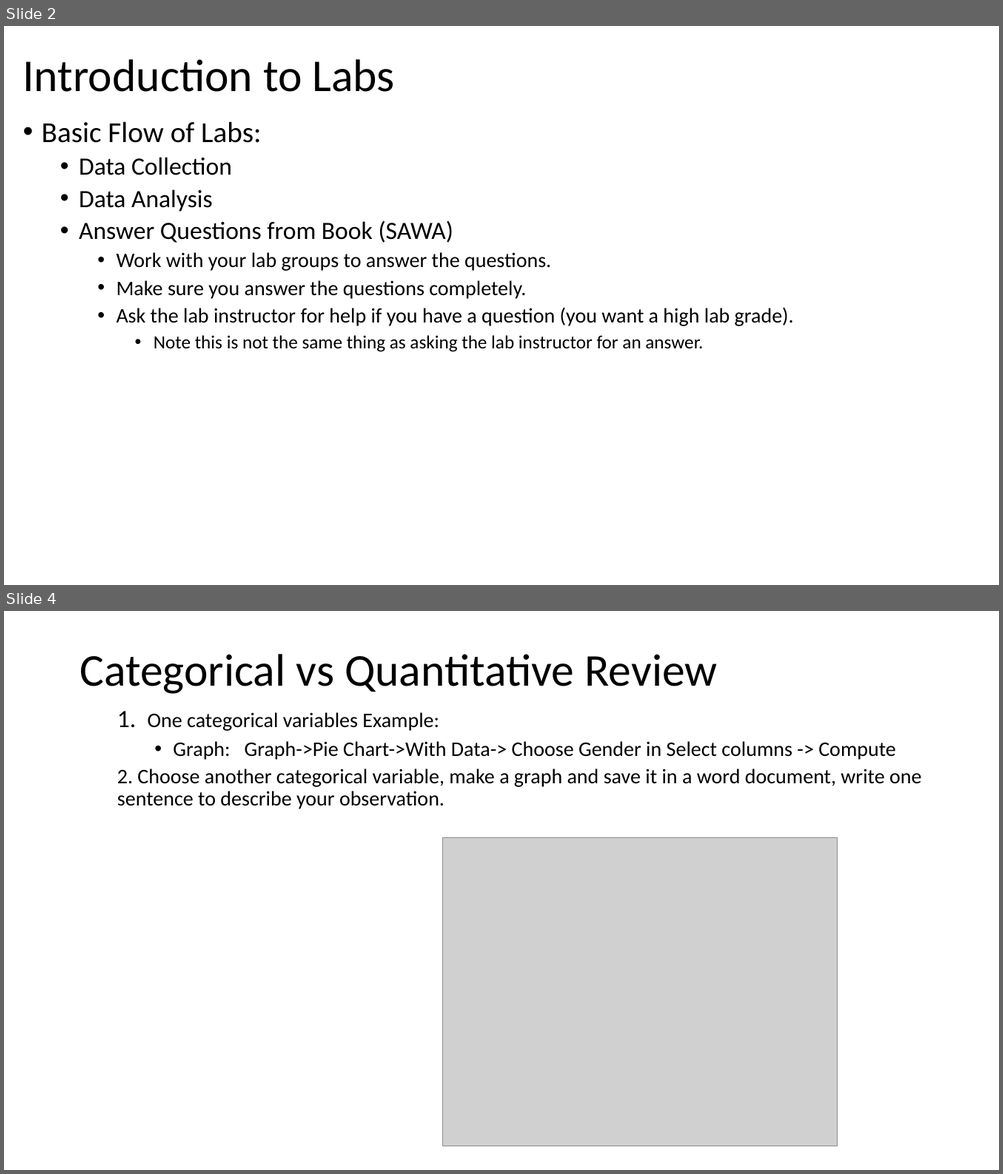
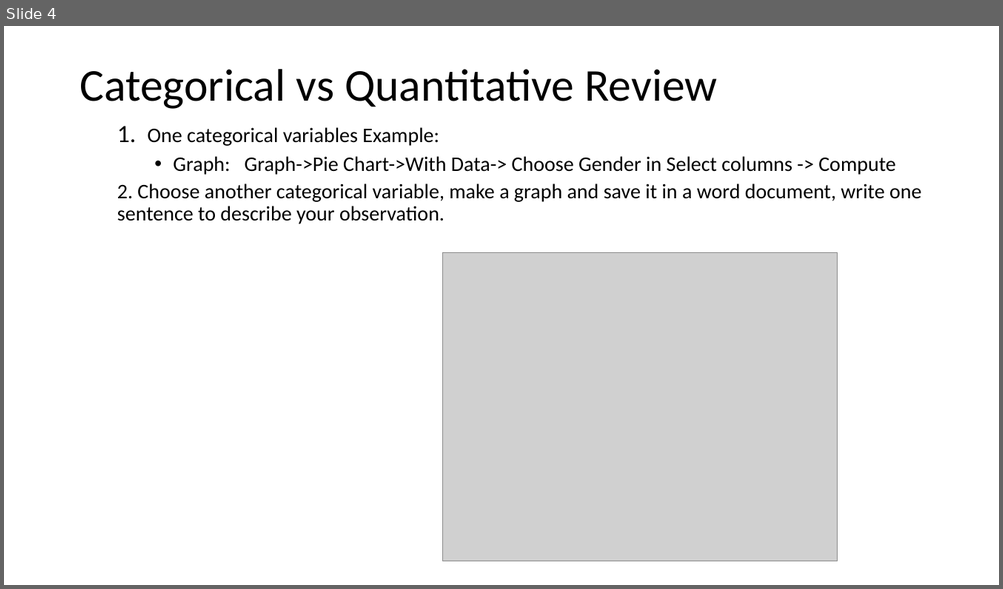
Before and after one commit to Shanlearning/Stat201-Fall, a slide deck: Lab2/Lab 2.pptx. Shown one above the other, each under a label of ours: slides 2 and 4 before the commit, slide 4 after it; the slides between them are not shown. The pictures are 1003x1174 and 1003x589 pixels, drawn with LibreOffice and Linux fonts; fonts in the diff are those of the drawing; grey boxes stand for pictures. Boxes give left, top, right and bottom in pixels: in the first picture for what was removed or moved away, otherwise in the second. Text is boxed around its words. In the diff, an @@ line names an element or a change of style, - is before the commit and + after.

```diff
--- a/Lab2/Lab 2.pptx
+++ b/Lab2/Lab 2.pptx
@@ slide 2 removed at (4,26,999,585), background #CCE8CF @@
@@ title removed at (23,59,395,92) @@
-Introduction to Labs
@@ text removed at (42,121,794,352) @@
-• Basic Flow of Labs:
-  • Data Collection
-  • Data Analysis
-  • Answer Questions from Book (SAWA)
-    • Work with your lab groups to answer the questions.
-    • Make sure you answer the questions completely.
-    • Ask the lab instructor for help if you have a question (you want a high lab grade).
-      • Note this is not the same thing as asking the lab instructor for an answer.
```
Also in this commit, not shown: 3 slides added, 3 other slides removed, 2 other files.
